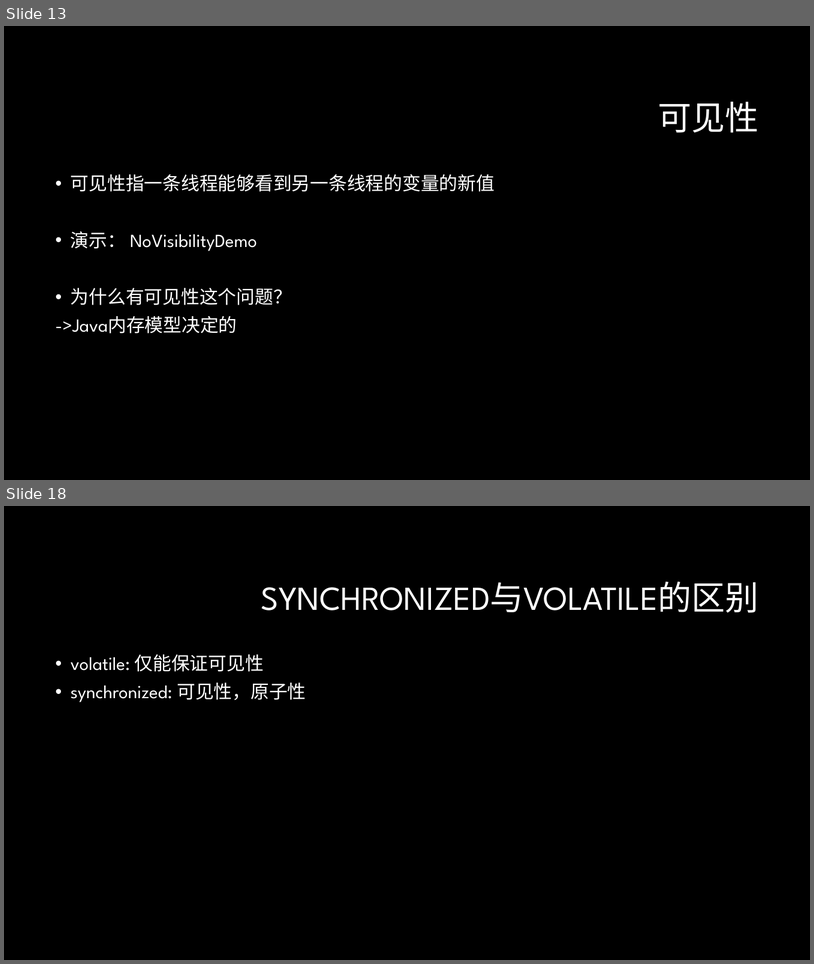
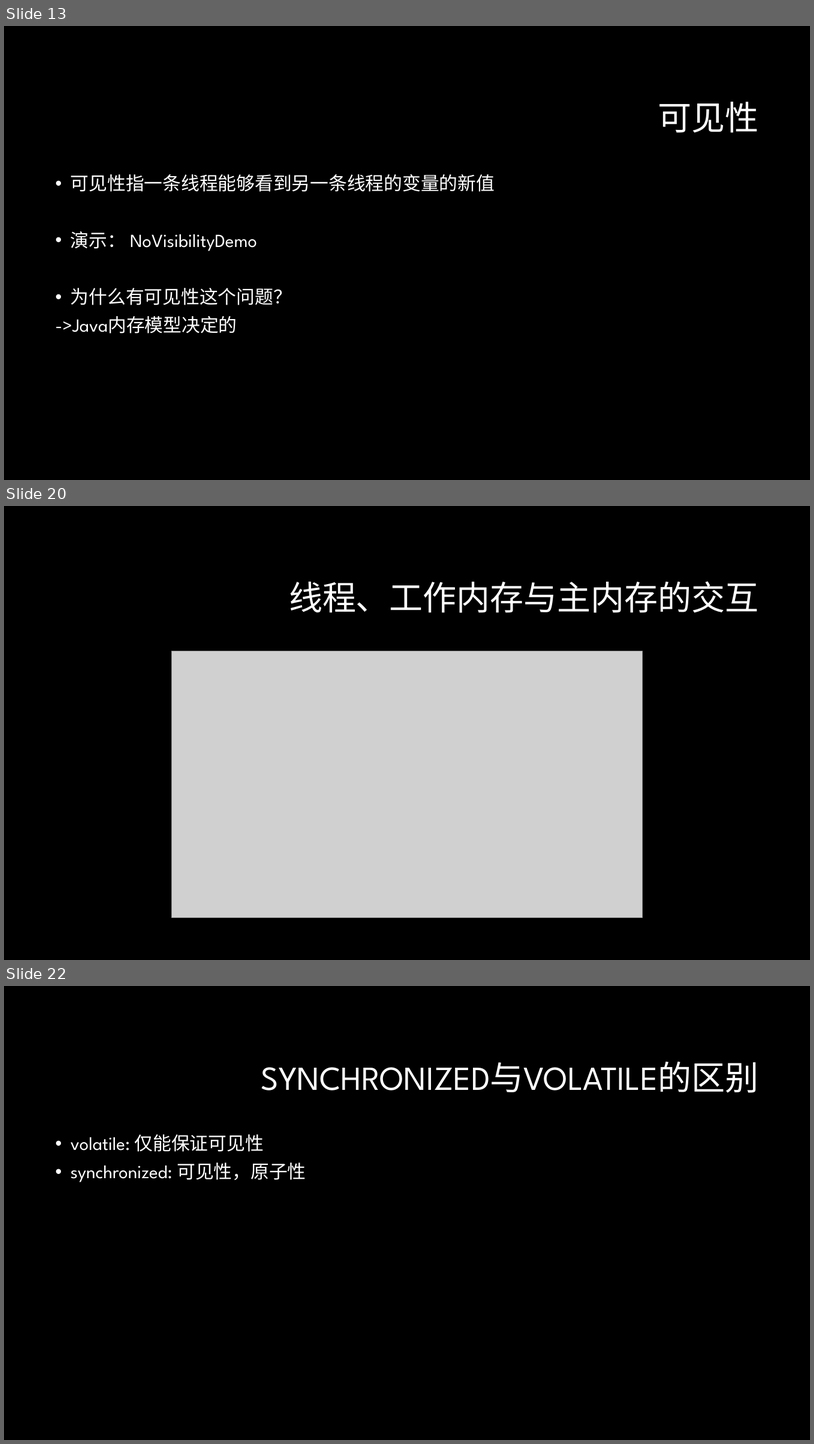
Before and after one commit to GerogeLeon/multithread_demo, a slide deck: JAVA并发编程.pptx. Shown one above the other, each under a label of ours: slides 13 and 18 before the commit, slides 13, 20 and 22 after it; the slides between them are not shown. The pictures are 814x964 and 814x1444 pixels, drawn with LibreOffice and Linux fonts; fonts in the diff are those of the drawing; grey boxes stand for pictures; background and template pictures are left out. Boxes give left, top, right and bottom in pixels: in the first picture for what was removed or moved away, otherwise in the second. Text is boxed around its words. In the diff, an @@ line names an element or a change of style, - is before the commit and + after.

```diff
--- a/JAVA并发编程.pptx
+++ b/JAVA并发编程.pptx
@@ slide 20 added at [4, 506, 810, 960], background #000000 @@
@@ title added at [289, 581, 759, 613], 40 pt, text #FFFFFF @@
+线程、工作内存与主内存的交互
@@ picture added at [171, 651, 643, 918] @@
@@ what was slide 18 is now slide 22 @@
```
Also in this commit, not shown: 7 slides changed, 4 other slides added, 4 other files.
